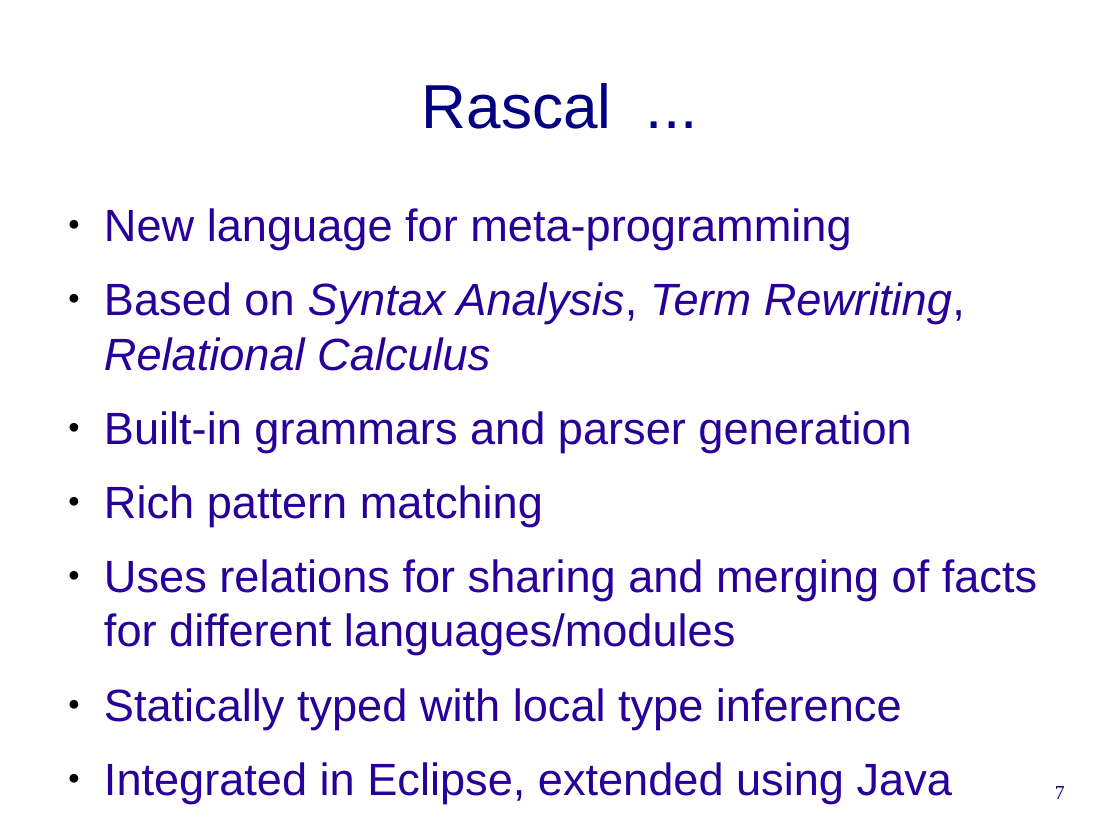
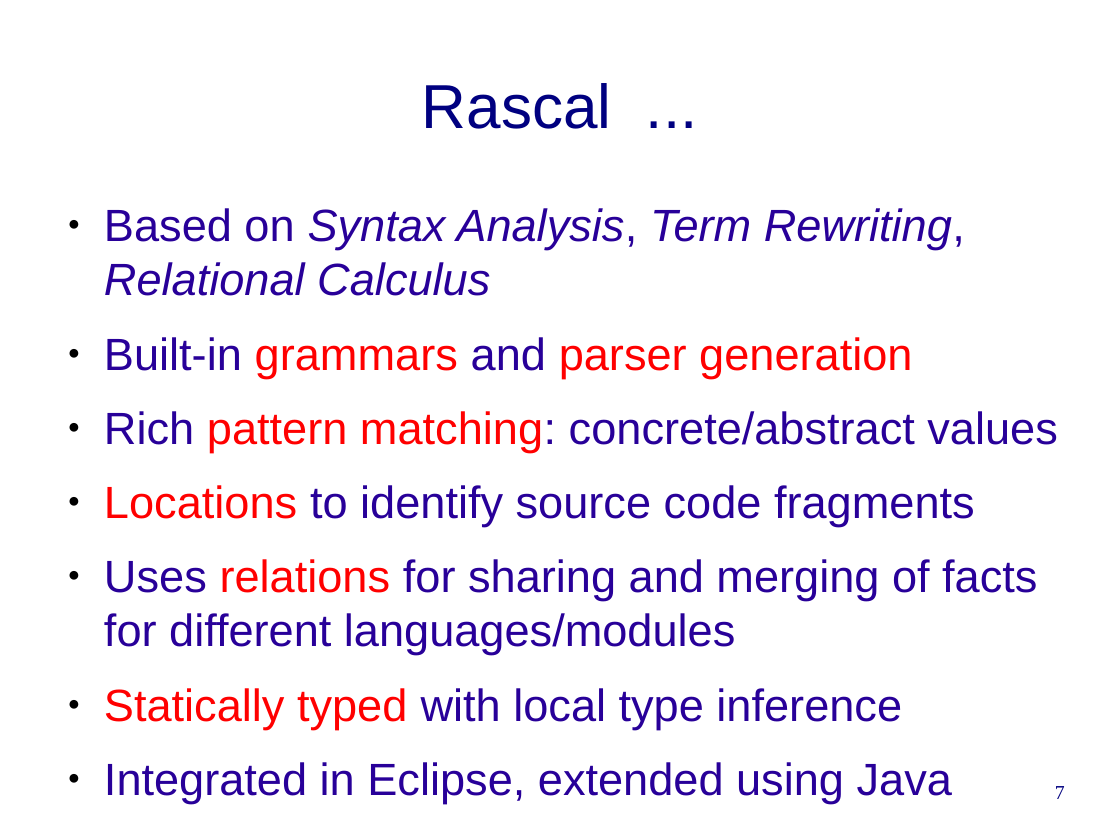
Before and after one commit to cwi-swat/rascal-course-pldi-2015, a slide deck: slide 7 of presentations/rascal-overview.odp. Drawn at 1120x840 pixels with LibreOffice and Linux fonts; fonts in the diff are those of the drawing; background and template pictures are left out. Boxes give left, top, right and bottom in pixels: in the first picture for what was removed or moved away, otherwise in the second. Text is boxed around its words. In the diff, an @@ line names an element or a change of style, - is before the commit and + after.

Commit message:
Polished Rascal overview

```diff
--- a/presentations/rascal-overview.odp
+++ b/presentations/rascal-overview.odp
@@ text at [104, 208, 851, 250]: paragraph removed @@
-● New language for meta-programming
@@ text at [104, 337, 1037, 729]: text colour #280099 to #FF0000 in "grammars parser generation", "relations", "Statically typed" @@
@@ text at [104, 411, 1058, 527]: text changed @@
-● Rich pattern matching
+● Rich pattern matching: concrete/abstract values
+● Locations to identify source code fragments
```
Also in this commit, not shown: 17 other slides changed.
